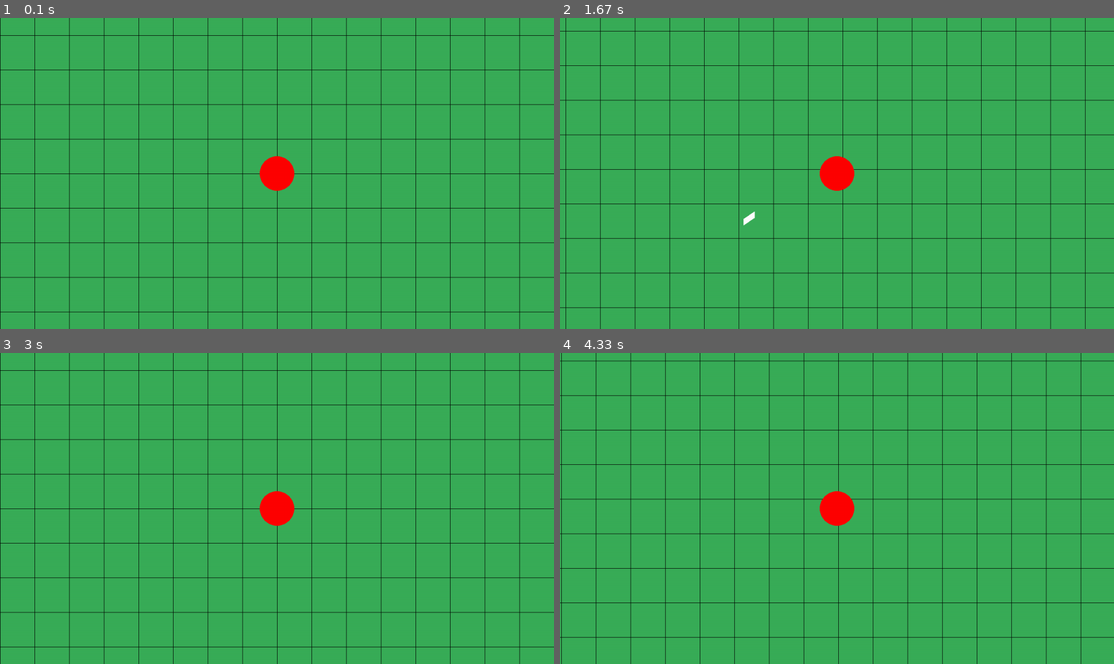
Above: before the commit, frames 1-4 (two rows, left to right).
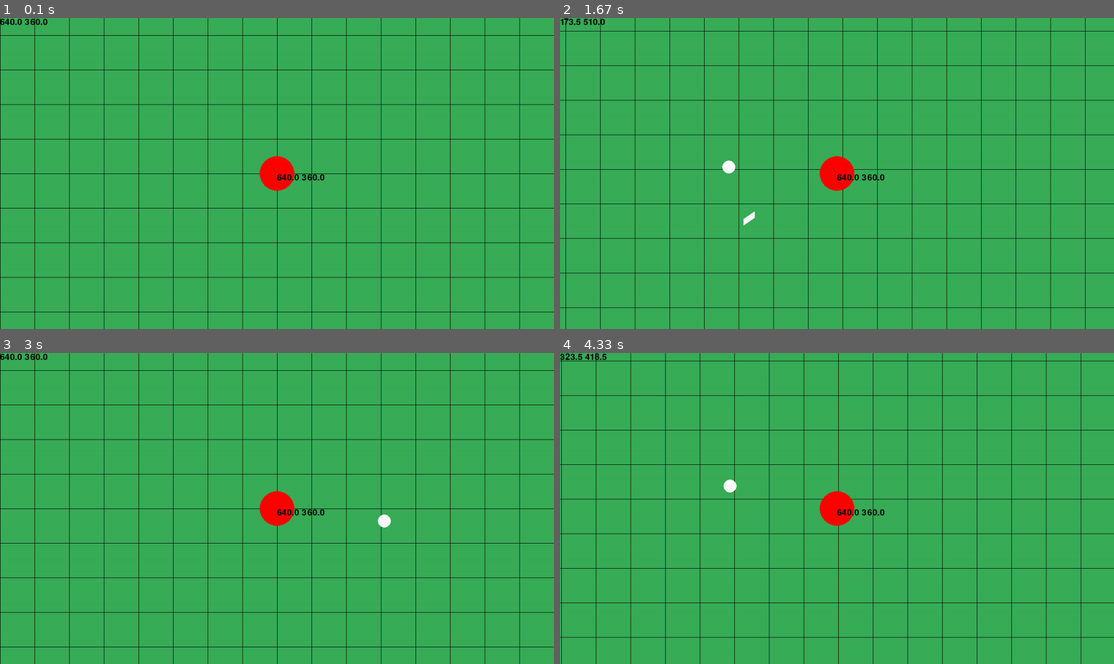
Above: after the commit, the same moments.

Repository: bOti234/roguelike-game-with-pygame-library
Game: pygame game, started from src/models/game.py
Same seed, same stepped clock (60 frames per second), same inputs: the game is played once before the commit and once after it.
Inputs (mouse positions are in pixels of both pictures, inside the frame that each line leads up to):
- Up to frame 1 (0.1 s): no input
- Up to frame 2 (1.67 s): hold D 0.33-0.8 s; move the mouse to (814, 185) at 0.37 s; hold W 0.83-1.13 s; hold D 1.17-1.63 s
- Up to frame 3 (3 s): hold A 1.67-2.2 s; hold S 2.23-2.53 s; hold A 2.57-2.97 s
- Up to frame 4 (4.33 s): hold W 3-3.37 s; hold D 3.4-4.03 s; hold S from 4.07 s (still down)

The runs differ from the first frame. In frame 1, 0.2% of the frame differs, in the area x 0-59%, y 0-53%; in frame 2, 0.3%; in frame 3, 0.3%, in the area x 0-71%, y 0-57%; in frame 4, 0.3%.

Commit message:
Update v1.0.3
-Added new weapon with a circle pattern.
-Added weapon kits and made them spawn every few seconds.
-Modified previous code so that the game objects are also sprites. -> easier to work with them and calculate collision with them.
-Made weapon kit's disappear on collision with the player.

Diff:
--- a/src/models/game.py
+++ b/src/models/game.py
@@ -1,17 +1,18 @@
 import pygame
 import math
 import time
+import random
 import screeninfo
 from typing import List, Dict
-from player import Player
+from player import User
 from gamesettings import GameSettings
-from gameobject import GameObject, Weapon, Enemy, Collectible, HUD, Inventory, Menu
+from gameobject import GameObject, PlayerCharacter, Weapon, Enemy, Experience, WeaponKit, HUD, Inventory, Menu
 
 class Game():
     def __init__(self):
         self.difficultylist: List[str] = ["easy","normal","hard"]
         self.speedlist: List[str] = ["slow","normal","fast"]
-        self.players: List[Player] = []
+        self.players: List[User] = []
         self.scoreboard: List[int] = []
 
     def setSpeed(self, speed: str) -> int:
@@ -34,12 +35,17 @@
             screen_height = screen_height,
             game_size = game_size
             )
-        self.player_radius = self.settings.game_size    # Bit unnecesary
+        self.player_radius = 40 # With this only the map will be affected by game size                     #self.settings.game_size    # Bit unnecesary
         self.player_pos: pygame.Vector2 = pygame.Vector2(self.settings.screen_width / 2, self.settings.screen_height / 2)
+        self.playerCharacter = PlayerCharacter(self.player_radius, self.player_pos)
+
         self.background: pygame.Vector2  = pygame.Vector2(self.player_pos.x, self.player_pos.y)
 
         base_weapon = Weapon("base weapon", 1.5, "normal", "single straight", "white", 30, 25, self.player_pos.x, self.player_pos.y)
-        self.player_weapons: List[Weapon] = [base_weapon]
+        circle_weapon = Weapon("circle weapon", 0.3, "normal", "single circle", "white", 15, 40, 0, 0)
+        self.player_weapons: List[Weapon] = [base_weapon, circle_weapon]
+        self.WeaponKitGroup: pygame.sprite.Group[WeaponKit] = pygame.sprite.Group()
+        self.WeaponKitCooldown = 0
         self.onpause = False
 
     def openMenu(self, menu: Menu, screen):
@@ -52,7 +58,7 @@
             #wself.openedHUD = None
             self.onpause = False
 
-    def gameRun(self, player: Player):
+    def gameRun(self, user: User):
         pygame.init()
         screen = pygame.display.set_mode((self.settings.screen_width, self.settings.screen_height))
         clock = pygame.time.Clock()
@@ -72,7 +78,12 @@
 
                 pygame.draw.circle(screen, "red", (self.player_pos.x, self.player_pos.y), self.player_radius) # Draw player
 
-                self.writeOnScreen(screen)  # Write some stuff on the screen
+                self.checkHitboxes(screen)
+                #self.spawnEnemies(screen)
+
+                self.spawnWeaponKit(screen, dt)
+
+                self.writeOnScreen(screen, str(self.background.x)+" "+str(self.background.y))  # Write some stuff on the screen
 
                 self.checkKeysPressed(dt, screen) # Update background position based on player movement
 
@@ -88,52 +99,71 @@
         pygame.quit()
 
     def notTouchingBorder(self, dt):
+        li = []
         if (self.background.x - self.settings.screen_width + self.settings.game_size**2*2 - self.player_radius + 300 * dt)  <= self.player_pos.x:
-            return [False, "right"]
+            li.append(False)
+            li.append("right")
         if (self.background.x - self.settings.screen_width + self.player_radius + 300 * dt)  >= self.player_pos.x:
-            return [False, "left"]
+            li.append(False)
+            li.append("left")
         if (self.background.y - self.settings.screen_height + self.player_radius + 300 * dt)  >= self.player_pos.y:
-            return [False, "up"]
+            li.append(False)
+            li.append("up")
         if (self.background.y - self.settings.screen_height + self.settings.game_size**2*2 - self.player_radius + 300 * dt)  <= self.player_pos.y:
-            return [False, "down"]
-        else:
-            return [True, "nothing"]
+            li.append(False)
+            li.append("down")
+        if len(li) == 0:
+            li = [True, "nothing"]
+        return list(set(li))
 
     def checkKeysPressed(self, dt, screen):
         keys = pygame.key.get_pressed()
         gate = self.notTouchingBorder(dt)   #TODO: CHECK WHAT HAPPENS WHEN >2 BUTTONS ARE PRESSED
-        if keys[pygame.K_w] and keys[pygame.K_a] and gate[1] != "up" and gate[1] != "left":
+        if keys[pygame.K_w] and keys[pygame.K_a] and "up" not in gate and "left" not in gate:
             self.background.y += self.settings.speed * dt / 2**(1/2)
             self.background.x += self.settings.speed * dt / 2**(1/2)
 
-        elif keys[pygame.K_w] and keys[pygame.K_d] and gate[1] != "up" and gate[1] != "right":
+        elif keys[pygame.K_w] and keys[pygame.K_d] and "up" not in gate and "right" not in gate:
             self.background.y += self.settings.speed * dt / 2**(1/2)
             self.background.x -= self.settings.speed * dt / 2**(1/2)
 
-        elif keys[pygame.K_w] and gate[1] != "up":
+        elif keys[pygame.K_w] and "up" not in gate:
             self.background.y += self.settings.speed * dt
 
-        elif keys[pygame.K_s] and keys[pygame.K_a] and gate[1] != "down" and gate[1] != "left":
+        elif keys[pygame.K_s] and keys[pygame.K_a] and "down" not in gate and "left" not in gate:
             self.background.y -= self.settings.speed * dt / 2**(1/2)
             self.background.x += self.settings.speed * dt / 2**(1/2)
 
-        elif keys[pygame.K_s] and keys[pygame.K_d] and gate[1] != "down" and gate[1] != "right":
+        elif keys[pygame.K_s] and keys[pygame.K_d] and "down" not in gate and "right" not in gate:
             self.background.y -= self.settings.speed * dt / 2**(1/2)
             self.background.x -= self.settings.speed * dt / 2**(1/2)
 
-        elif keys[pygame.K_s] and gate[1] != "down":
+        elif keys[pygame.K_s] and "down" not in gate:
             self.background.y -= self.settings.speed * dt
 
-        elif keys[pygame.K_a] and gate[1] != "left":
+        elif keys[pygame.K_a] and "left" not in gate:
             self.background.x += self.settings.speed * dt
 
-        elif keys[pygame.K_d] and gate[1] != "right":
+        elif keys[pygame.K_d] and "right" not in gate:
             self.background.x -= self.settings.speed * dt
 
         if keys[pygame.K_ESCAPE]:
             if not self.onpause:
                 m1 = Menu()
                 self.openMenu(m1, screen)
+
+    def checkHitboxes(self, screen):
+        self.writeOnScreen(screen, str(self.player_pos.x)+" "+str(self.player_pos.y), self.player_pos.x, self.player_pos.y)
+        for kit in self.WeaponKitGroup:
+            if pygame.sprite.collide_rect(kit, self.playerCharacter):   # This is the best feature ever, although, my player is a circle and the boxes are squares...
+                kit.kill()
+                response = self.selectWeapon()
+
+    def selectWeapon(self):
+        time.sleep(1)
+        self.onpause = True
+        time.sleep(5)           #TODO SELECTING WEAPON PAGE
+        self.onpause = False
 
     def drawBackground(self, screen):
         # fill the screen with a color to wipe away anything from last frame
@@ -167,15 +197,38 @@
                 (self.background.x - self.settings.screen_width + self.settings.game_size**2 * 2, self.background.y - self.settings.screen_height + i * self.settings.game_size * 2),
                 w)    # Horizontal lines
 
-    def writeOnScreen(self, screen):
-        pass
-        #font = pygame.font.Font(None, 30)
+    def spawnWeaponKit(self, screen, dt):
+        for kit in self.WeaponKitGroup:
+            kit.setPositionBasedOnMovement(self.settings.speed, dt, self.notTouchingBorder(dt))
+            rect = pygame.Rect(kit.position.x, kit.position.y, kit.width, kit.height)
+            pygame.draw.rect(screen, "gray", rect)
+            pygame.draw.rect(screen, "black", rect, 3)
+            self.writeOnScreen(screen, str(kit.position.x)+" "+str(kit.position.y), kit.position.x, kit.position.y)
+        if self.WeaponKitCooldown == 0:
+            chance = random.random()
+            if chance > 0.8:
+                randpos = pygame.Vector2(
+                    random.randint(round(self.background.x - self.settings.screen_width), round(self.background.x - self.settings.screen_width + self.settings.game_size**2 * 2)),
+                    random.randint(round(self.background.y - self.settings.screen_height), round(self.background.y - self.settings.screen_height + self.settings.game_size**2 * 2))
+                    )
+                kit = WeaponKit(randpos, 50, 50)
+                self.WeaponKitGroup.add(kit)
+                rect = pygame.Rect(randpos.x, randpos.y, kit.width, kit.height)
+                pygame.draw.rect(screen, "gray", rect)
+                pygame.draw.rect(screen, "black", rect, 3)
+                self.WeaponKitCooldown = 10000
+        else:
+            self.WeaponKitCooldown -= 1
+
+
+    def writeOnScreen(self, screen, txt, posX = 0, posY = 0):
+        font = pygame.font.Font(None, 30)
         # Kinda consol log -> Write stuff on the canvas
-        # player_pos_text = font.render("", True, "black")
-        #screen.blit(player_pos_text, (0, 0))
+        player_pos_text = font.render(txt, True, "black")
+        screen.blit(player_pos_text, (posX, posY))
 
     def attackCycle(self, screen: pygame.Surface, mouse_pos: pygame.Vector2, dt):
-        for weapon in self.player_weapons:
+        for weapon in self.player_weapons: #TODO Put them in a sprite group so that I can check for hitboxes later
             if weapon.cooldown_current <= 0:
                 weapon.setOnCooldown()
                 weapon.animation = True
@@ -203,12 +256,23 @@
                         weapon.position.x = weapon.position_original.x
                         weapon.position.y = weapon.position_original.y
 
+                if "circle" in weapon.pattern:
+                    if weapon.rotation == 360:
+                        weapon.rotation = 0
+                    weapon.position.x = self.player_pos.x + 250 * math.cos(weapon.rotation)
+                    weapon.position.y = self.player_pos.y + 250 * math.sin(weapon.rotation)
+                    weapon.setPositionBasedOnMovement(self.settings.speed, dt, self.notTouchingBorder(dt))
+
+                    pygame.draw.circle(screen, weapon.colour, (weapon.position.x, weapon.position.y), weapon.size)
+
+                    weapon.rotation += weapon.speed * 0.001
+
     def compare_subtraction(self, a, b):
         result = a - b
         return 1 if result > 0 else -1
 
 
-p1 = Player("admin","12345")
+p1 = User("admin","12345")
 game1 = Game()
 game1.gameSetup(
     difficulty = "normal",
--- a/src/models/gameobject.py
+++ b/src/models/gameobject.py
@@ -1,24 +1,84 @@
 import pygame
 import os
 
-class GameObject():
-    def __init__(self, objtype):
-        self.objtype = objtype
+class GameObject(pygame.sprite.Sprite):
+    def __init__(self, objtype: str, position, width: int, height: int):
+        pygame.sprite.Sprite.__init__(self)
+        self.objtype: str = objtype
+        self.position: pygame.Vector2 = position
+        self.width = width
+        self.height = height
+        self.rect = pygame.Rect(self.position.x, self.position.y, self.width, self.height)
+
+    def setHitbox(self):
+        pass
+
+    def setPositionBasedOnMovement(self, speed, dt, gate):
+        keys = pygame.key.get_pressed()
+        #TODO: CHECK WHAT HAPPENS WHEN >2 BUTTONS ARE PRESSED
+        if keys[pygame.K_w] and keys[pygame.K_a] and "up" not in gate and "left" not in gate:
+            self.position.y += speed * dt / 2**(1/2)
+            self.position.x += speed * dt / 2**(1/2)
+
+        elif keys[pygame.K_w] and keys[pygame.K_d] and "up" not in gate and "right" not in gate:
+            self.position.y += speed * dt / 2**(1/2)
+            self.position.x -= speed * dt / 2**(1/2)
+
+        elif keys[pygame.K_w] and "up" not in gate:
+            self.position.y += speed * dt
+
+        elif keys[pygame.K_s] and keys[pygame.K_a] and "down" not in gate and "left" not in gate:
+            self.position.y -= speed * dt / 2**(1/2)
+            self.position.x += speed * dt / 2**(1/2)
+
+        elif keys[pygame.K_s] and keys[pygame.K_d] and "down" not in gate and "right" not in gate:
+            self.position.y -= speed * dt / 2**(1/2)
+            self.position.x -= speed * dt / 2**(1/2)
+
+        elif keys[pygame.K_s] and "down" not in gate:
+            self.position.y -= speed * dt
+
+        elif keys[pygame.K_a] and "left" not in gate:
+            self.position.x += speed * dt
+
+        elif keys[pygame.K_d] and "right" not in gate:
+            self.position.x -= speed * dt
+        self.rect = pygame.Rect(self.position.x, self.position.y, self.width, self.height)
+
+class PlayerCharacter(GameObject):
+    def __init__(self, radius, position):
+        objtype = "player"
+        super().__init__(objtype, pygame.Vector2(position.x-radius, position.y-radius), radius*2, radius*2)
+        self.radius = radius
 
 class Weapon(GameObject):
     def __init__(self, name: str, cooldown_max: float, dmgtype: str, pattern: str, colour: str, size: int, speed: int, x: int, y: int):
+        objtype = "weapon"
+        self.pattern: str = pattern
+        position = pygame.Vector2(x,y)
+        if "circle" in self.pattern:
+            self.rotation = 0
+            position.x -= size
+            position.y -= size
+            width_and_height = size
+        else:
+            self.rotation = None
+            width_and_height = size
+
+        super().__init__(objtype, position, width_and_height, width_and_height)
+
         self.name: str = name
         self.cooldown_max: float = cooldown_max
         self.cooldown_current: float = cooldown_max
         self.dmgtype: str = dmgtype
-        self.pattern: str = pattern
+
         self.colour: str = colour
         self.size: int = size
         self.speed: int = speed
         self.position_original = pygame.Vector2(x,y)
-        self.position = pygame.Vector2(x,y)
         self.position_destination = pygame.Vector2(0,0)
         self.animation = False
+
 
     def updateCooldown(self, dt):
         if self.cooldown_current > 0:
@@ -30,45 +90,21 @@
         if self.cooldown_current <= 0:
             self.cooldown_current = self.cooldown_max
 
-    def setPositionBasedOnMovement(self, speed, dt, gate):
-        keys = pygame.key.get_pressed()
-        #TODO: CHECK WHAT HAPPENS WHEN >2 BUTTONS ARE PRESSED
-        if keys[pygame.K_w] and keys[pygame.K_a] and gate[1] != "up" and gate[1] != "left":
-            self.position.y += speed * dt / 2**(1/2)
-            self.position.x += speed * dt / 2**(1/2)
-
-        elif keys[pygame.K_w] and keys[pygame.K_d] and gate[1] != "up" and gate[1] != "right":
-            self.position.y += speed * dt / 2**(1/2)
-            self.position.x -= speed * dt / 2**(1/2)
-
-        elif keys[pygame.K_w] and gate[1] != "up":
-            self.position.y += speed * dt
-
-        elif keys[pygame.K_s] and keys[pygame.K_a] and gate[1] != "down" and gate[1] != "left":
-            self.position.y -= speed * dt / 2**(1/2)
-            self.position.x += speed * dt / 2**(1/2)
-
-        elif keys[pygame.K_s] and keys[pygame.K_d] and gate[1] != "down" and gate[1] != "right":
-            self.position.y -= speed * dt / 2**(1/2)
-            self.position.x -= speed * dt / 2**(1/2)
-
-        elif keys[pygame.K_s] and gate[1] != "down":
-            self.position.y -= speed * dt
-
-        elif keys[pygame.K_a] and gate[1] != "left":
-            self.position.x += speed * dt
-
-        elif keys[pygame.K_d] and gate[1] != "right":
-            self.position.x -= speed * dt
+
 
 
 class Enemy(GameObject):
     def __init__(self):
         pass
 
-class Collectible(GameObject):
-    def __init__(self):
-        pass
+class Experience(GameObject):
+    def __init__(self):
+        pass
+
+class WeaponKit(GameObject):
+    def __init__(self, randpos, width, height):
+        objtype = "weaponkit"
+        super().__init__(objtype, randpos, width, height)
 
 class HUD(GameObject):
     def __init__(self, objtype):
--- a/src/models/player.py
+++ b/src/models/player.py
@@ -1,7 +1,7 @@
 from typing import List
 import pygame
 
-class Player():
+class User():
     def __init__(self, username: str, password: str):
         self.username: str = username
         self.password: str = password
